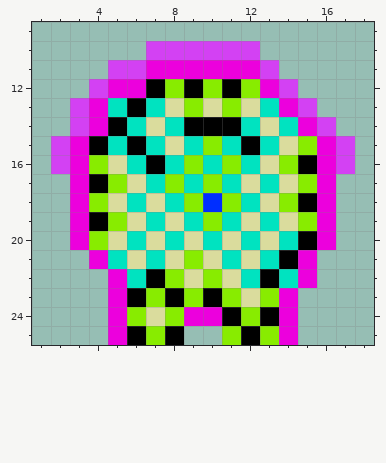
A pixel-art sprite gets an edit: OLD/client/resources/images/people/sheepT1.png. The picture above was drawn from the file before the commit.
The file is 20x26 pixels. Colours within 5 levels of each other are drawn and written as one. Shown: x 1..18, y 9..25.
New version:
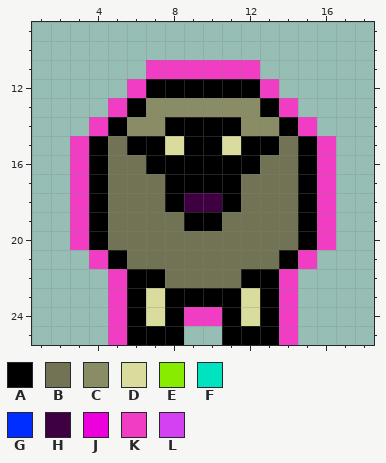
Palette (. is transparent): A #000000  B #727355  C #8a8c66  D #dadc9d  E #88ec00  F #00e3c0  G #002eff  H #3e0041  J #ec00dd  K #f03dc4  L #d341f3
The edit:
@@ x 1..18 @@
  9 ..................
-10 ......LLLLLL......
-11 ....LLJJJJJJL.....
-12 ...LJJAEAEAEJL....
-13 ..LJFAFDEDEDFJL...
-14 ..LJAFDFAAAFDFJL..
-15 .LJAFAFDFEFAFDEJL.
-16 .LJEDFAFEFEFDEAJL.
-17 ..JAEDFEFEFDFDEJ..
-18 ..JEDFDFEGEFDEAJ..
-19 ..JAEDFDFEFDFDEJ..
-20 ..JEDFDFDFDFDFAJ..
-21 ...JFDFDEDFDFAJ...
-22 ....JFAEDEDFAFJ...
-23 ....JAEAEAEDEJ....
-24 ....JEDEJJAEAJ....
-25 ....JAEA..EAEJ....
+10 ..................
+11 ......KKKKKK......
+12 .....KAAAAAAK.....
+13 ....KACCCCCCAK....
+14 ...KACCAAAACCAK...
+15 ..KABAADAADAABAK..
+16 ..KABBAAAAAABBAK..
+17 ..KABBBAAAABBBAK..
+18 ..KABBBAHHABBBAK..
+19 ..KABBBBAABBBBAK..
+20 ..KABBBBBBBBBBAK..
+21 ...KABBBBBBBBAK...
+22 ....KAABBBBAAK....
+23 ....KADAAAADAK....
+24 ....KADAKKADAK....
+25 ....KAAA..AAAK....
Boxes around the changes in both pictures, in picture pixels (x1, y1, x2, y2):
changed: (51, 41, 355, 345)
